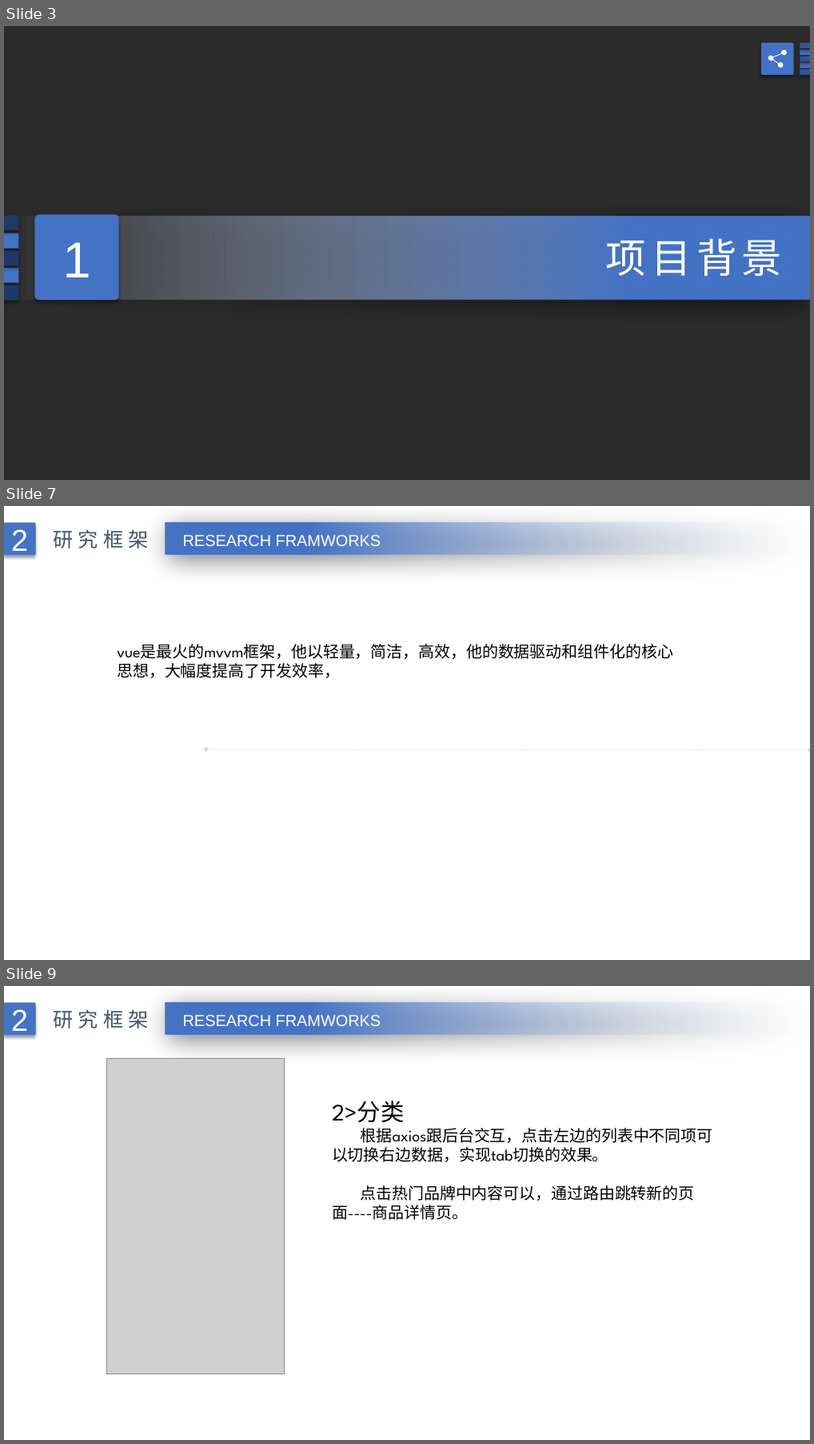
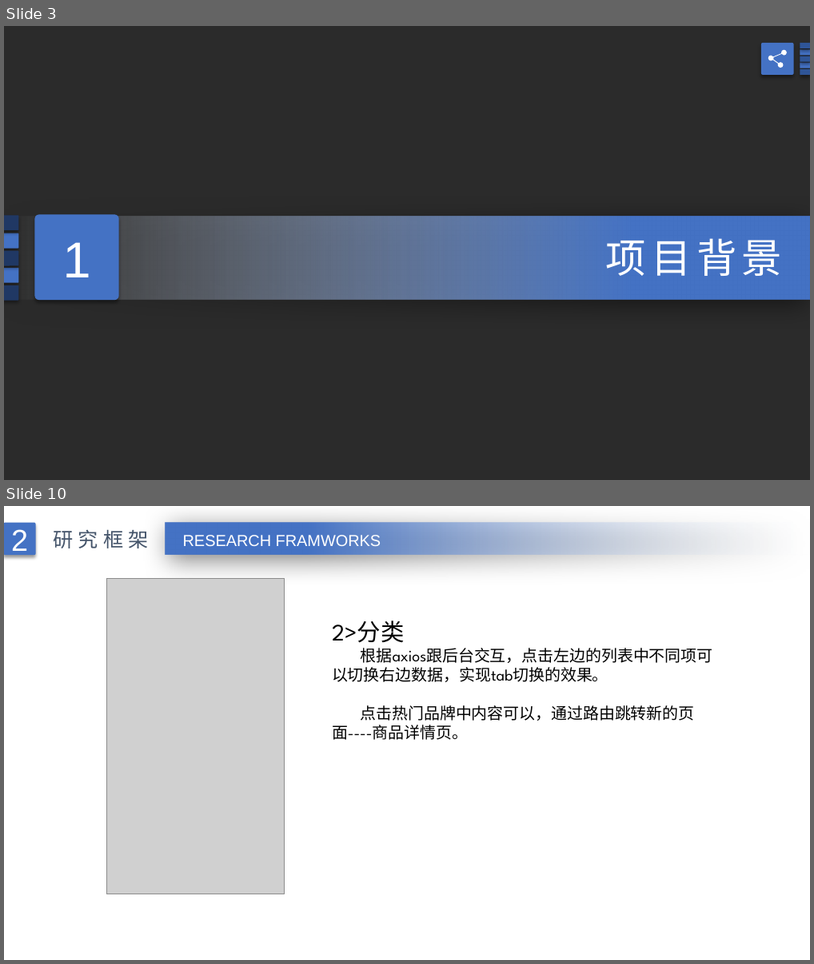
Before and after one commit to liujianhang1314/youGou, a slide deck: 刘建行.pptx. Shown one above the other, each under a label of ours: slides 3, 7 and 9 before the commit, slides 3 and 10 after it; the slides between them are not shown. The pictures are 814x1444 and 814x964 pixels, drawn with LibreOffice and Linux fonts; fonts in the diff are those of the drawing; grey boxes stand for pictures; background and template pictures are left out; a plain dark background stands for a picture behind light text. Boxes give left, top, right and bottom in pixels: in the first picture for what was removed or moved away, otherwise in the second. Text is boxed around its words. In the diff, an @@ line names an element or a change of style, - is before the commit and + after.

```diff
--- a/刘建行.pptx
+++ b/刘建行.pptx
@@ slide 7 removed at <box>4,506,810,960</box>, background picture (left out) @@
@@ rounded rectangle removed at <box>4,522,35,555</box> @@
-2
@@ text removed at <box>53,529,149,548</box> @@
-研究框架
@@ rectangle removed at <box>166,523,810,555</box> @@
@@ text removed at <box>183,535,382,546</box> @@
-RESEARCH FRAMWORKS
@@ text removed at <box>117,644,674,678</box> @@
-vue是最火的mvvm框架，他以轻量，简洁，高效，他的数据驱动和组件化的核心思想，大幅度提高了开发效率，
@@ double arrow removed from (206, 749) to (810, 750) @@
@@ what was slide 9 is now slide 10 @@
```
Also in this commit, not shown: 7 slides changed, 5 slides added, 1 other slide removed, 19 other files.
